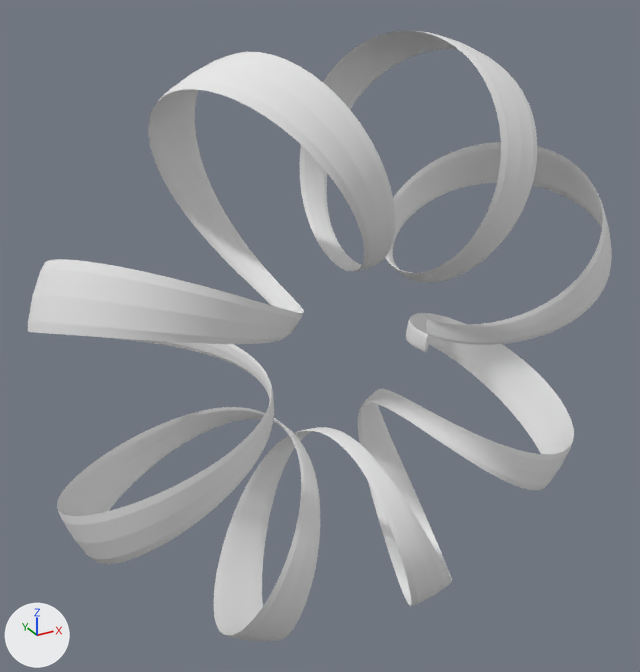
The OBJ model IDMsummerProj_environment/data/helix.obj as it was, and as the next commit left it.
Both versions are drawn from a camera (50 mm lens) standing at (-5.79, -19.14, 10.29) and looking at (5.01, 0.5, 0.47). The lights are fixed; the arrows at lower left show +X, +Y and +Z. Where no turn or scale is listed for an object, it has been applied to the vertices.

In view in the first picture: 'helix'.
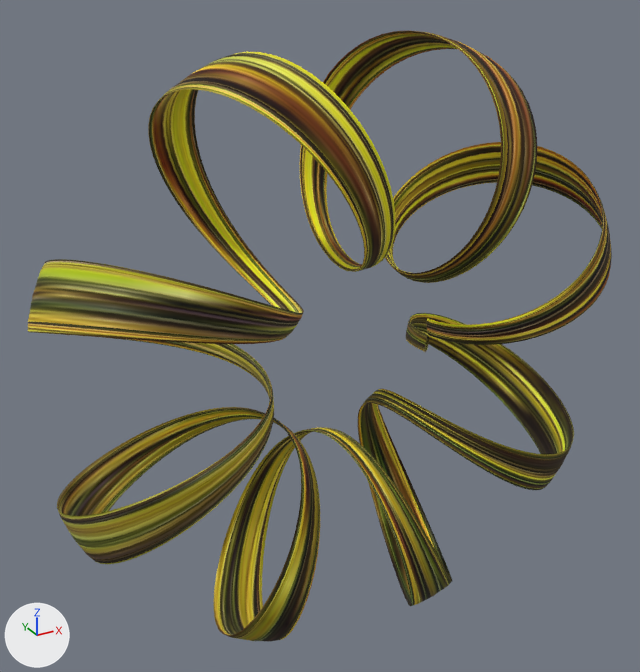
The newer file is also turned or shifted as a whole; pictures and numbers use the older file's frame.

Changed parts and their boxes [x1, y1, x2, y2] in the pictures (640 x 672 px):
```json
{"object": "helix", "change": "recoloured", "before": [28, 31, 612, 642], "after": [28, 31, 612, 642], "on screen": "grey to yellow"}
```

Edits to the scene script, one JSON object a line:
```json
{"op": "add", "block": "img_alien_skin_drawing_csp1675154_png", "code": ["img_alien_skin_drawing_csp1675154_png = load_image('alien-skin-drawing_csp1675154.png', 'alien-skin-drawing_csp1675154.png', 450, 318, 'sRGB')"]}
{"op": "add", "block": "mat_helix1_lambert3sg", "code": ["mat_helix1_lambert3sg = principled_material('helix1:lambert3SG')", "mat_helix1_lambert3sg.texture = img_alien_skin_drawing_csp1675154_png", "mat_helix1_lambert3sg.roughness = 1.0"]}
{"block": "me_helix", "where": "me_helix.from_pydata(...)  # 3208 vertices, 3202 faces; spans x -2.6..13.6, y -3.0..3.0, z -8.4..8.4"}
{"op": "remove", "block": "me_helix", "code": "me_helix.materials.append(mat_lambert3sg)  # white #e7e7e7"}
{"op": "add", "block": "me_helix", "code": "me_helix.materials.append(mat_helix1_lambert3sg)  # picture img_alien_skin_drawing_csp1675154_png"}
```
